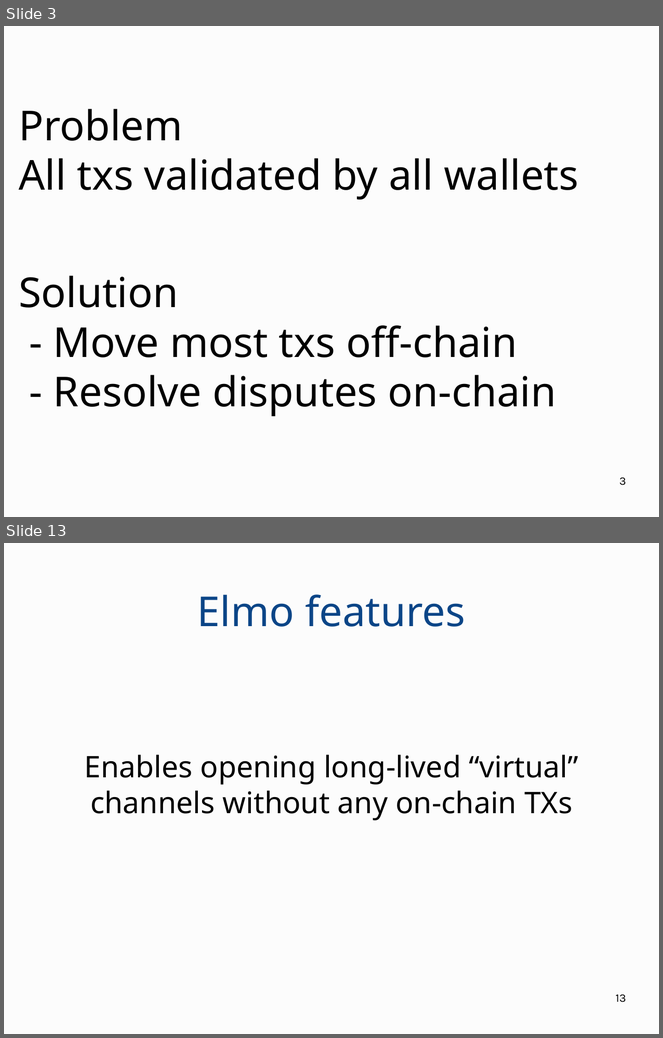
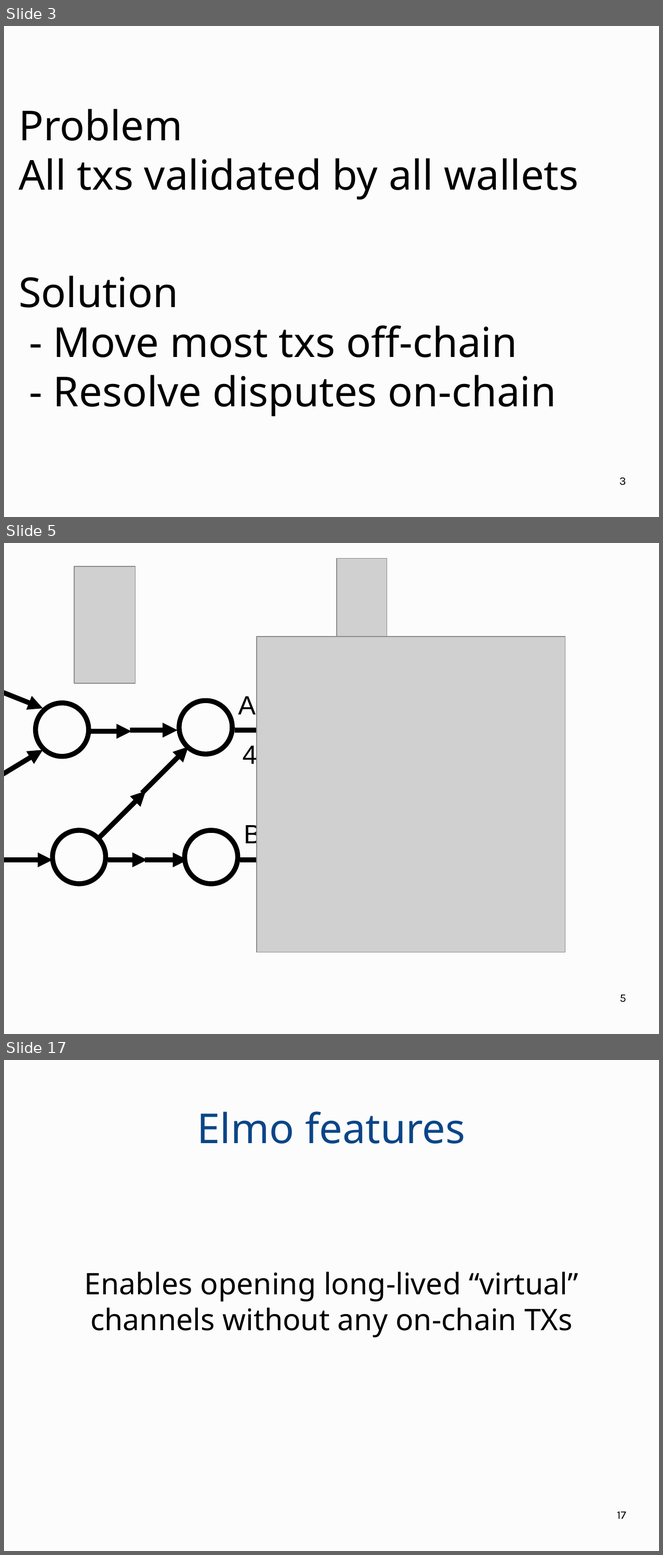
Before and after one commit to OrfeasLitos/virtual-payment-channels, a slide deck: slides/presentation.odp. Shown one above the other, each under a label of ours: slides 3 and 13 before the commit, slides 3, 5 and 17 after it; the slides between them are not shown. The pictures are 663x1038 and 663x1555 pixels, drawn with LibreOffice and Linux fonts; fonts in the diff are those of the drawing; grey boxes stand for pictures. Boxes give left, top, right and bottom in pixels: in the first picture for what was removed or moved away, otherwise in the second. Text is boxed around its words. In the diff, an @@ line names an element or a change of style, - is before the commit and + after.

```diff
--- a/slides/presentation.odp
+++ b/slides/presentation.odp
@@ slide 5 added at (4, 543, 659, 1034), background #FCFCFC @@
@@ picture added at (74, 566, 136, 683) @@
@@ picture added at (337, 559, 387, 684) @@
@@ picture added at (257, 637, 566, 952) @@
@@ arrow added from (4, 687) to (42, 708), #000000 6.01 pt @@
@@ text added at (238, 694, 295, 720), 32 pt, text #000000 @@
+Alice
@@ ellipse added at (36, 703, 88, 756), outline #000000 6.01 pt @@
@@ ellipse added at (179, 701, 232, 754), outline #000000 6.01 pt @@
@@ arrow added from (88, 731) to (131, 731), #000000 6.01 pt @@
@@ arrow added from (130, 730) to (178, 730), #000000 6.01 pt @@
@@ arrow added from (235, 730) to (300, 730), #000000 6.01 pt @@
@@ text added at (243, 743, 257, 769), 32 pt, text #000000 @@
+4
@@ arrow added from (4, 783) to (42, 750), #000000 6.01 pt @@
@@ arrow added from (142, 793) to (188, 747), #000000 6.01 pt @@
@@ arrow added from (100, 838) to (146, 792), #000000 6.01 pt @@
@@ text added at (244, 822, 291, 849), 32 pt, text #000000 @@
+Bob
@@ ellipse added at (53, 831, 106, 884), outline #000000 6.01 pt @@
@@ ellipse added at (185, 831, 237, 884), outline #000000 6.01 pt @@
@@ arrow added from (4, 861) to (53, 861), #000000 6.01 pt @@
@@ arrow added from (108, 860) to (148, 860), #000000 6.01 pt @@
@@ arrow added from (145, 861) to (188, 861), #000000 6.01 pt @@
@@ arrow added from (240, 861) to (300, 861), #000000 6.01 pt @@
@@ page number added at (620, 995, 626, 1003), 14 pt, text #000000 @@
+5
@@ what was slide 13 is now slide 17 @@
@@ page number at (617, 1512, 626, 1519): text changed @@
-13
+17
```
Also in this commit, not shown: 26 slides changed, 6 other slides added, 1 other file.
